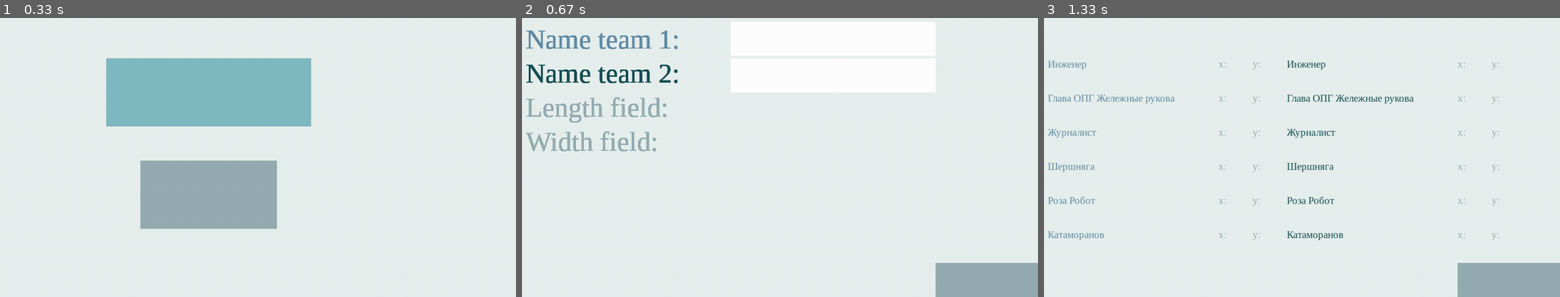
Above: before the commit, frames 1-3 (left to right).
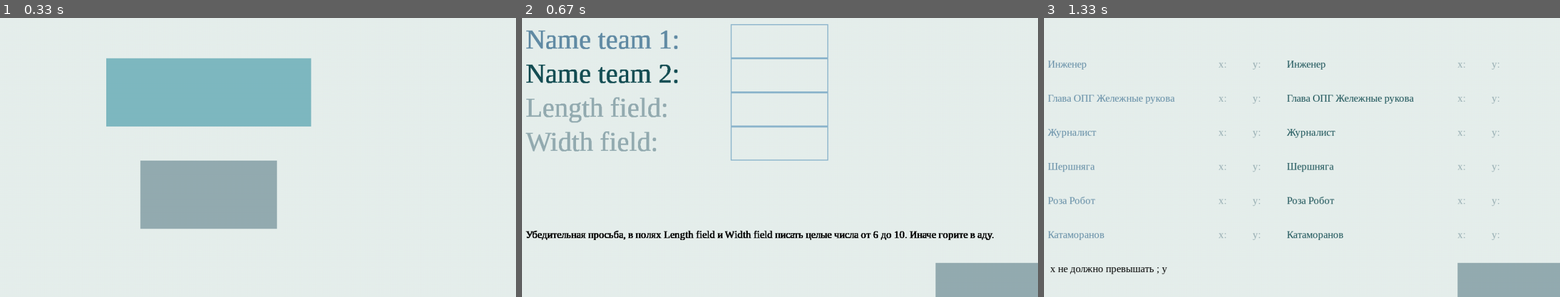
Above: after the commit, the same moments.

Repository: poLLiAziatka/Super-Gaame
Game: pygame game, started from interface.py
Same seed, same stepped clock (60 frames per second), same inputs: the game is played once before the commit and once after it.
Inputs (mouse positions are in pixels of both pictures, inside the frame that each line leads up to):
- Up to frame 1 (0.33 s): no input
- Up to frame 2 (0.67 s): click (728, 177) at 0.38 s
- Up to frame 3 (1.33 s): click (1508, 280) at 0.72 s

Frame 1 is identical in both runs. In frame 2, 2.8% of the frame differs, in the area x 0-92%, y 1-80%; in frame 3, 0.2%.

Commit message:
txt_info

Diff:
--- a/interface.py
+++ b/interface.py
@@ -9,12 +9,58 @@
 button_color_1 = (149, 172, 178)
 team1_color = (98, 140, 166)
 team2_color = (22, 79, 85)
-
+COLOR_INACTIVE = pygame.Color('lightskyblue3')
+COLOR_ACTIVE = pygame.Color('dodgerblue2')
 pygame.init()
-
+FONT = pygame.font.Font(None, 32)
 clock = pygame.time.Clock()
 
 sc = pygame.display.set_mode((size * 16, size * 9))
+
+
+class InputBox:
+    def __init__(self, x, y, w, h, text=''):
+        self.rect = pygame.Rect(x, y, w, h)
+        self.color = COLOR_INACTIVE
+        self.text = text
+        self.txt_surface = FONT.render(text, True, self.color)
+        self.active = False
+
+    def handle_event(self, event):
+        if event.type == pygame.MOUSEBUTTONDOWN:
+            # If the user clicked on the input_box rect.
+            if self.rect.collidepoint(event.pos):
+                # Toggle the active variable.
+                self.active = not self.active
+            else:
+                self.active = False
+            # Change the current color of the input box.
+            self.color = COLOR_ACTIVE if self.active else COLOR_INACTIVE
+        if event.type == pygame.KEYDOWN:
+            if self.active:
+                if event.key == pygame.K_RETURN:
+                    print(self.text)
+                    self.text = ''
+                elif event.key == pygame.K_BACKSPACE:
+                    self.text = self.text[:-1]
+                else:
+                    self.text += event.unicode
+                # Re-render the text.
+                self.txt_surface = FONT.render(self.text, True, self.color)
+
+    def update(self):
+        # Resize the box if the text is too long.
+        width = max(200, self.txt_surface.get_width() + 10)
+        self.rect.w = width
+
+    def draw(self, sc):
+        # Blit the text.
+        sc.blit(self.txt_surface, (self.rect.x + 5, self.rect.y + 5))
+        # Blit the rect.
+        pygame.draw.rect(sc, self.color, self.rect, 2)
+
+    def get(self):
+        return self.text
 
 
 # Главное меню
@@ -41,14 +87,11 @@
 
 
 def team_name_and_field_size():
-    active_team2 = False
-    active_team1 = False
-    name_team1 = ''
-    name_team2 = ''
-    team1_input = pygame_textinput.TextInput(initial_string=name_team1, font_family='serif', font_size=size // 10 * 8,
-                                             text_color=team1_color, cursor_color=team1_color)
-    team2_input = pygame_textinput.TextInput(initial_string='', font_family='serif', font_size=size // 10 * 8,
-                                             text_color=team2_color, cursor_color=team2_color)
+    input_box1 = InputBox(size * 7, size, size * 6, size)
+    input_box2 = InputBox(size * 7, size * 2, size * 6, size)
+    input_box3 = InputBox(size * 7, size * 3, size * 6, size)
+    input_box4 = InputBox(size * 7, size * 4, size * 6, size)
+    input_boxes = [input_box1, input_box2, input_box3, input_box4]
     while 1:
         pos = pygame.mouse.get_pos()
 
@@ -59,57 +102,36 @@
             elif i.type == pygame.MOUSEBUTTONDOWN:
                 if i.button == 1:
                     if 13 * size <= pos[0] <= 16 * size and 8 * size <= pos[1] <= 9 * size:
-                        heroes(name_team1, name_team2)
-                    elif size * 7 <= pos[0] <= size * 12 and 1 * size <= pos[1] <= 2 * size:
-                        active_team1 = True
-                        active_team2 = False
+                        name_team1 = input_box1.get()
+                        name_team2 = input_box2.get()
+                        x_size_field = input_box3.get()
+                        y_size_field = input_box4.get()
 
-                    elif size * 7 <= pos[0] <= size * 12 and 2 * size <= pos[1] <= 3 * size:
-                        active_team2 = True
-                        active_team1 = False
+                        heroes(name_team1, name_team2, x_size_field, y_size_field)
+            for box in input_boxes:
+                box.handle_event(i)
 
-                    elif team1_input.update(events):
-                        name_team1 = team1_input.get_text()
-                        print(name_team1)
-                    elif team2_input.update(events):
-                        name_team2 = team2_input.get_text()
-                        print(name_team2)
+        for box in input_boxes:
+            box.update()
 
-        team1_surf = pygame.Surface((size * 6, size))
-        team1_surf.fill((255, 255, 255))
-
-        team2_surf = pygame.Surface((size * 6, size))
-        team2_surf.fill((255, 255, 255))
-
-        sc.blit(team1_surf, (7 * size, size - 5))
-        sc.blit(team2_surf, (7 * size, 2 * size))
-
-        if active_team1:
-            team1_input.update(events)
-            sc.blit(team1_input.get_surface(), (size * 7, size))
-            team1_text = f1.render(name_team1, 1, team1_color)
-            team2_text = f1.render('', 1, team2_color)
-            team1_surf.blit(team1_text, (7 * size, size))
-            team2_surf.blit(team2_text, (7 * size, 2 * size))
-
-        elif active_team2:
-            team2_input.update(events)
-            sc.blit(team2_input.get_surface(), (size * 7, 2 * size))
-            team1_text = f1.render('', 1, team1_color)
-            team2_text = f1.render(name_team2, 1, team2_color)
-            team1_surf.blit(team1_text, (7 * size, size))
-            team2_surf.blit(team2_text, (7 * size, 2 * size))
+        for box in input_boxes:
+            box.draw(sc)
 
         f1 = pygame.font.SysFont('serif', size // 10 * 8)
+        f2 = pygame.font.SysFont('serif', size // 10 * 3)
         team1_text = f1.render('Name team 1: ', 1, team1_color)
         team2_text = f1.render('Name team 2: ', 1, team2_color)
         fieldx_text = f1.render('Length field: ', 1, button_color_1)
         fieldy_text = f1.render('Width field: ', 1, button_color_1)
 
+        txt_info = f2.render('Убедительная просьба, в полях Length field и Width field писать целые числа от 6 до 10. '
+                             'Иначе горите в аду.', 1, (0, 0, 0))
+
         sc.blit(team1_text, (size, size))
         sc.blit(team2_text, (size, 2 * size))
         sc.blit(fieldx_text, (size, 3 * size))
         sc.blit(fieldy_text, (size, 4 * size))
+        sc.blit(txt_info, (size, 7 * size))
 
         pygame.draw.rect(sc, button_color_1, (13 * size, 8 * size, 3 * size, 1 * size))
 
@@ -117,7 +139,7 @@
         clock.tick(FPS)
 
 
-def heroes(name_team1, name_team2):
+def heroes(name_team1, name_team2, x_size_field, y_size_field):
     while 1:
 
         sc.fill(background_color)
@@ -132,6 +154,7 @@
                         game()
 
         f1 = pygame.font.SysFont('serif', size // 10 * 3)
+        f2 = pygame.font.SysFont('serif', size // 10 * 3)
         team1_text = f1.render(name_team1, 1, team1_color)
         team2_text = f1.render(name_team2, 1, team2_color)
         characters = ['Инженер', "Глава ОПГ Жележные рукова", "Журналист", "Шершняга", "Роза Робот", "Катаморанов"]
@@ -147,6 +170,9 @@
             sc.blit(f1.render("x: ", 1, button_color_1), (13 * size, i * size))
             sc.blit(f1.render("y: ", 1, button_color_1), (14 * size, i * size))
 
+        txt_info = f2.render(f' х не должно превышать {x_size_field}; y {y_size_field}', 1, (0, 0, 0))
+        sc.blit(txt_info, (size, 8 * size))
+
         pygame.draw.rect(sc, button_color_1, (13 * size, 8 * size, 3 * size, 1 * size))
         pygame.display.update()
         clock.tick(FPS)
--- a/ненужный код, ну мало ли вдруг.py
+++ b/ненужный код, ну мало ли вдруг.py
@@ -11,4 +11,48 @@
 
     def lucky_boy(self, enemy_hero):
         pass
-"""
+
+
+                    elif i.type == pygame.MOUSEBUTTONDOWN:
+                if i.button == 1:
+                    if 13 * size <= pos[0] <= 16 * size and 8 * size <= pos[1] <= 9 * size:
+                        heroes(name_team1, name_team2)
+                    elif size * 7 <= pos[0] <= size * 12 and 1 * size <= pos[1] <= 2 * size:
+                        active_team1 = True
+                        active_team2 = False
+
+                    elif size * 7 <= pos[0] <= size * 12 and 2 * size <= pos[1] <= 3 * size:
+                        active_team2 = True
+                        active_team1 = False
+
+                    elif team1_input.update(events):
+                        name_team1 = team1_input.get_text()
+                    elif team2_input.update(events):
+                        name_team2 = team2_input.get_text()
+
+team1_surf = pygame.Surface((size * 6, size))
+        team1_surf.fill((255, 255, 255))
+
+        team2_surf = pygame.Surface((size * 6, size))
+        team2_surf.fill((255, 255, 255))
+
+        sc.blit(team1_surf, (7 * size, size - 5))
+        sc.blit(team2_surf, (7 * size, 2 * size))
+
+
+
+        if active_team1:
+            team1_input.update(events)
+            sc.blit(team1_input.get_surface(), (size * 7, size))
+            team1_text = f1.render(name_team1, 1, team1_color)
+            team2_text = f1.render('', 1, team2_color)
+            team1_surf.blit(team1_text, (7 * size, size))
+            team2_surf.blit(team2_text, (7 * size, 2 * size))
+
+        elif active_team2:
+            team2_input.update(events)
+            sc.blit(team2_input.get_surface(), (size * 7, 2 * size))
+            team1_text = f1.render('', 1, team1_color)
+            team2_text = f1.render(name_team2, 1, team2_color)
+            team1_surf.blit(team1_text, (7 * size, size))
+            team2_surf.blit(team2_text, (7 * size, 2 * size))"""
